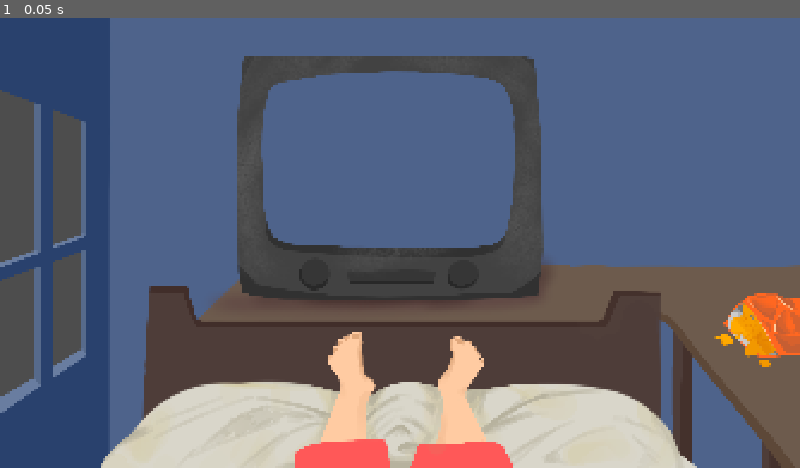
Above: before the commit, frame 1.
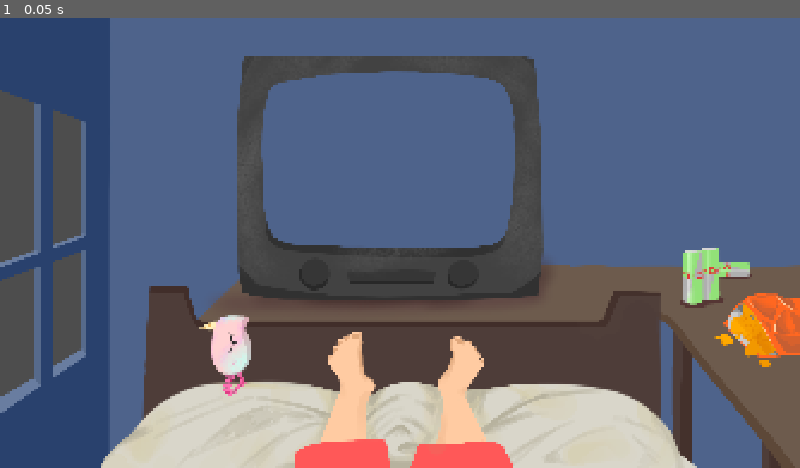
Above: after the commit, the same moment.

Repository: trailee/perfect-day-sunbeam
Game: Godot game, scene res://background.tscn
Same seed, same stepped clock (60 frames per second), same inputs: the game is played once before the commit and once after it.
Inputs:
- Up to frame 1 (0.05 s): no input

The runs differ from the first frame. In frame 1, 1.4% of the frame differs, in the area x 24-94%, y 51-84%.
Error before the commit: Cannot call method 'hide' on a null value. (res://background.gd:9)

Commit message:
collisions + delete activities inter

Diff:
--- a/bum-maxxing/background.gd
+++ b/bum-maxxing/background.gd
@@ -1,12 +1,11 @@
 extends Node2D
-@onready var activities: Node2D = $ui/HBoxContainer/activities_interface
+
 @onready var bumplace: Node2D = $ui/HBoxContainer/bumplace_interface
 
 @export var textures: Array[Texture2D] = []
 @onready var sprite: Sprite2D = $Sprite2D
 
 func _ready():
-	activities.hide()
 	bumplace.hide()
 
 func _on_static_body_2d_input_event(viewport: Node, event: InputEvent, shape_idx: int) -> void:
--- a/bum-maxxing/background.tscn
+++ b/bum-maxxing/background.tscn
@@ -2,14 +2,18 @@
 
 [ext_resource type="AudioStream" uid="uid://baeismcsk880o" path="res://audio/bgm_calm.mp3" id="1_bpugw"]
 [ext_resource type="Script" uid="uid://c64t1so08lntt" path="res://background.gd" id="1_gjjrj"]
-[ext_resource type="PackedScene" uid="uid://bk4y2vqcxuvl7" path="res://interface/activities_interface.tscn" id="1_i7s6n"]
 [ext_resource type="Texture2D" uid="uid://brgbths5iucmo" path="res://images/bg.png" id="1_oabld"]
 [ext_resource type="Texture2D" uid="uid://bc166vneblkjj" path="res://images/chips.png" id="2_splo0"]
 [ext_resource type="Texture2D" uid="uid://k2ipnw40e07s" path="res://images/tv.png" id="3_eq6nc"]
+[ext_resource type="Texture2D" uid="uid://dwvwtxxk0hi8l" path="res://images/greencowdrinks.png" id="5_cdpnt"]
 [ext_resource type="Texture2D" uid="uid://yh478f5pk3l6" path="res://images/Screenshot_2026-08-29_145727-removebg-preview.png" id="5_gjjrj"]
+[ext_resource type="Texture2D" uid="uid://dpkk7151cf8x1" path="res://images/eyemask.png" id="6_8u6ia"]
 [ext_resource type="PackedScene" uid="uid://bataxyg60i6xp" path="res://interface/bumplace_interface.tscn" id="7_vvxqx"]
 
 [sub_resource type="CapsuleShape2D" id="CapsuleShape2D_splo0"]
+
+[sub_resource type="RectangleShape2D" id="RectangleShape2D_6i7po"]
+size = Vector2(29.815071, 20)
 
 [sub_resource type="RectangleShape2D" id="RectangleShape2D_eq6nc"]
 
@@ -41,6 +45,37 @@
 scale = Vector2(14.605778, 6.6227164)
 shape = SubResource("CapsuleShape2D_splo0")
 
+[node name="cans" type="Sprite2D" parent="interactable" unique_id=320995712]
+position = Vector2(960, 537)
+texture = ExtResource("5_cdpnt")
+
+[node name="StaticBody2D" type="StaticBody2D" parent="interactable/cans" unique_id=1297659328]
+position = Vector2(891, 194)
+input_pickable = true
+
+[node name="CollisionShape2D" type="CollisionShape2D" parent="interactable/cans/StaticBody2D" unique_id=511444834]
+position = Vector2(-131.6654, -143)
+scale = Vector2(7.33308, -4.456151)
+shape = SubResource("RectangleShape2D_6i7po")
+
+[node name="CollisionShape2D2" type="CollisionShape2D" parent="interactable/cans/StaticBody2D" unique_id=1497299863]
+position = Vector2(-177, -113)
+scale = Vector2(3.694495, 6.9572287)
+shape = SubResource("RectangleShape2D_6i7po")
+
+[node name="mask" type="Sprite2D" parent="interactable" unique_id=866413221]
+position = Vector2(960, 537)
+texture = ExtResource("6_8u6ia")
+
+[node name="StaticBody2D" type="StaticBody2D" parent="interactable/mask" unique_id=694875854]
+position = Vector2(891, 194)
+input_pickable = true
+
+[node name="CollisionShape2D" type="CollisionShape2D" parent="interactable/mask/StaticBody2D" unique_id=2000496020]
+position = Vector2(-1305, 77)
+scale = Vector2(7.7262154, 7.971705)
+shape = SubResource("CapsuleShape2D_splo0")
+
 [node name="tv" type="Sprite2D" parent="interactable" unique_id=1099229174]
 position = Vector2(960, 537)
 texture = ExtResource("3_eq6nc")
@@ -65,10 +100,6 @@
 anchor_bottom = 0.5
 grow_horizontal = 2
 grow_vertical = 2
-
-[node name="activities_interface" parent="ui/HBoxContainer" unique_id=770533169 instance=ExtResource("1_i7s6n")]
-position = Vector2(0, -3)
-scale = Vector2(1.7, 1.7)
 
 [node name="bumplace_interface" parent="ui/HBoxContainer" unique_id=2054423378 instance=ExtResource("7_vvxqx")]
 scale = Vector2(1.7, 1.7)
@@ -96,4 +127,6 @@
 shape = SubResource("CircleShape2D_vvxqx")
 
 [connection signal="input_event" from="interactable/chips/StaticBody2D" to="." method="_on_static_body_2d_input_event"]
+[connection signal="input_event" from="interactable/cans/StaticBody2D" to="." method="_on_static_body_2d_input_event"]
+[connection signal="input_event" from="interactable/mask/StaticBody2D" to="." method="_on_static_body_2d_input_event"]
 [connection signal="input_event" from="ui/HBoxContainer2/marketplace/StaticBody2D" to="." method="_on_static_body_2d_input_event"]
Binary file added: bum-maxxing/images/eyemask.png
Not shown, added: bum-maxxing/images/eyemask.png.import
Binary file added: bum-maxxing/images/greencowdrinks.png
Not shown, added: bum-maxxing/images/greencowdrinks.png.import
Binary file added: bum-maxxing/images/phone.png
Not shown, added: bum-maxxing/images/phone.png.import
